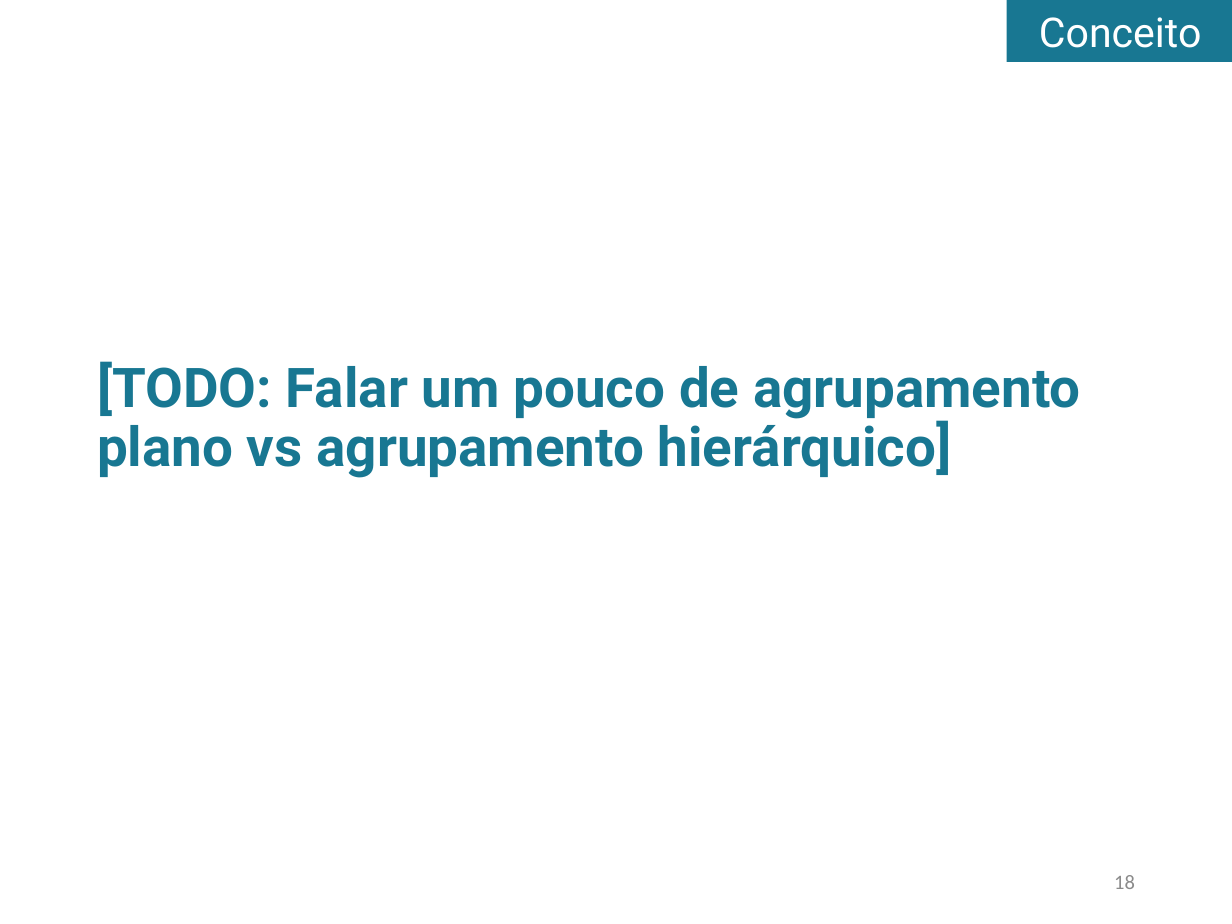
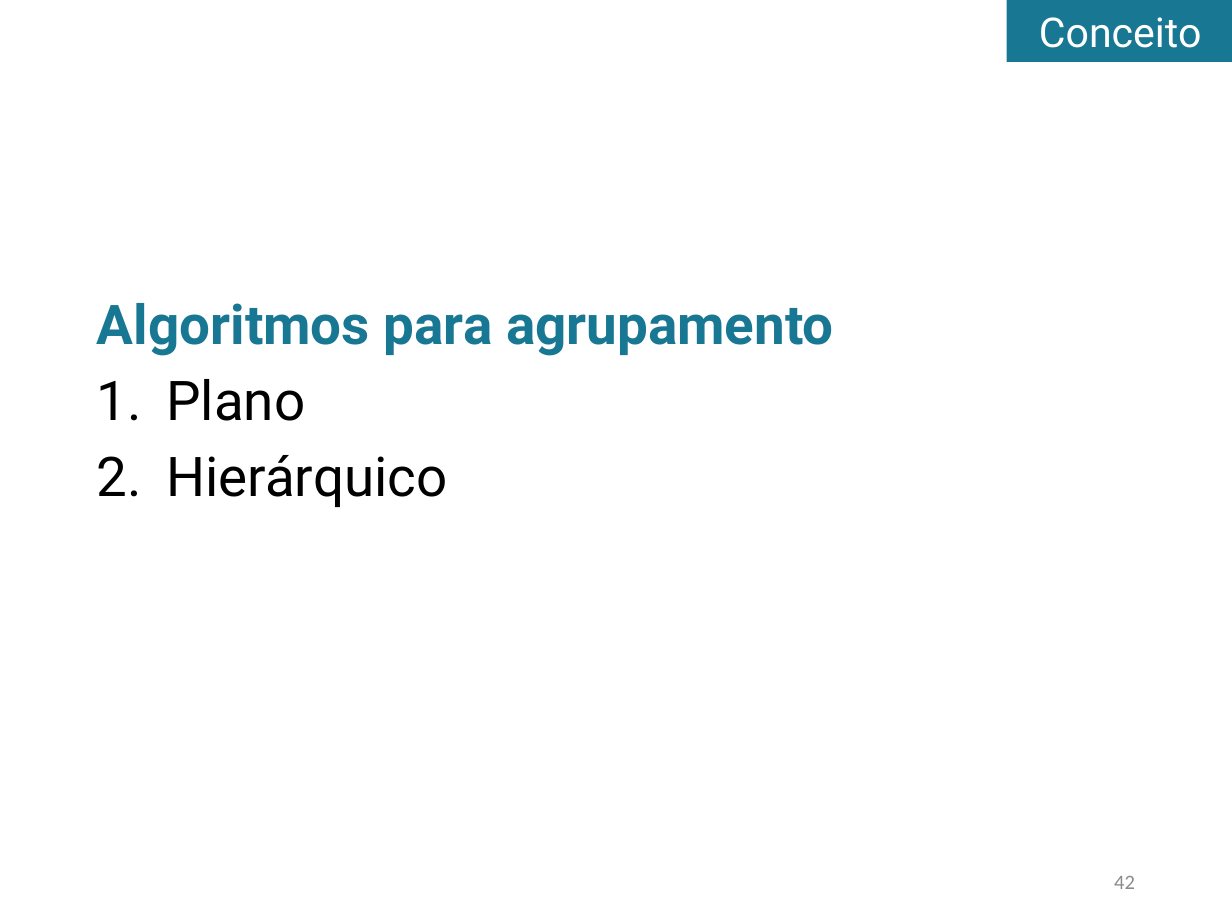
Before and after one commit to tomferreira/mac499, a slide deck: slide 42 of apresentacao/Apresentacao.pptx (slide 18 before the commit). Drawn at 1232x924 pixels with LibreOffice and Linux fonts; fonts in the diff are those of the drawing. Boxes give left, top, right and bottom in pixels: in the first picture for what was removed or moved away, otherwise in the second. Text is boxed around its words. In the diff, an @@ line names an element or a change of style, - is before the commit and + after.

```diff
--- a/apresentacao/Apresentacao.pptx
+++ b/apresentacao/Apresentacao.pptx
@@ text added at <box>97,303,834,507</box>, 32 pt, text #187792, bold @@
+Algoritmos para agrupamento
+1. Plano
+2. Hierárquico
@@ text removed at <box>97,361,1081,478</box> @@
-[TODO: Falar um pouco de agrupamento plano vs agrupamento hierárquico]
@@ page number at <box>1114,876,1135,889</box>: text changed @@
-18
+42
```
Also in this commit, not shown: 21 other slides changed, 15 slides added, 2 slides removed.
